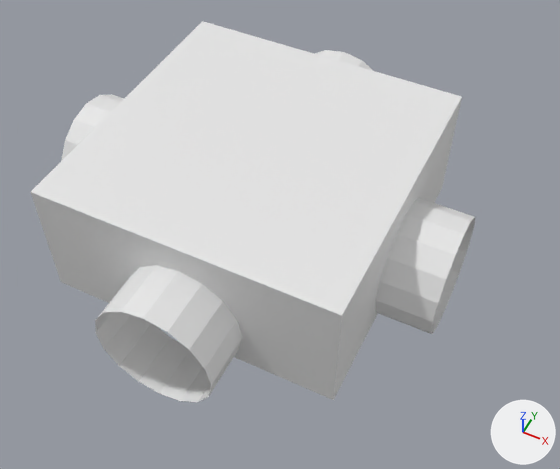
What one commit did to the OBJ model src/main/resources/assets/renewables/models/mv_conductor_run/cross.obj.
Both versions are drawn from a camera (50 mm lens) standing at (0.71, -0.885, 0.487) and looking at (0.524, -0.513, 0.023). Every picture has the same lights, and +X, +Y and +Z are marked at lower right. The first picture is the older version. Where no turn or scale is listed for an object, it has been applied to the vertices.

The first picture shows 'clamp'.
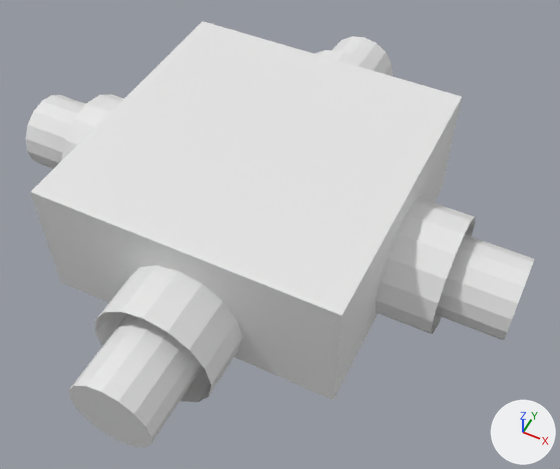
Where the change shows, as pixel boxes (x1, y1, x2, y2) in the pictures (560 x 469 px):
```json
{"object": "conductor", "change": "added", "after": [25, 36, 534, 448]}
```

Scene script edits in JSON lines:
```json
{"op": "add", "block": "mat_conductor", "code": ["mat_conductor = principled_material('conductor')", "mat_conductor.base_color = (0.8, 0.8, 0.8)  # white #e7e7e7"]}
{"op": "add", "block": "me_conductor", "code": ["me_conductor = bpy.data.meshes.new('conductor')", "me_conductor.from_pydata(...)  # a 16-sided cylinder along y spanning x 0.468..0.532, y -0.419..-0.288, z 0.0..0.064; a 16-sided cylinder along x spanning x 0.581..0.712, y -0.532..-0.468, z 0.0..0.064; a 16-sided cylinder along y spanning x 0.468..0.532, y -0.712..-0.581, z 0.0..0.064; a 16-sided cylinder along x spanning x 0.288..0.419, y -0.532..-0.468, z 0.0..0.064", "me_conductor.materials.append(mat_conductor)  # its picture is missing"]}
{"op": "add", "block": "ob_conductor", "code": ["ob_conductor = bpy.data.objects.new('conductor', me_conductor)", "ob_conductor.location = (0.0, 0.0, 0.0)"]}
```
